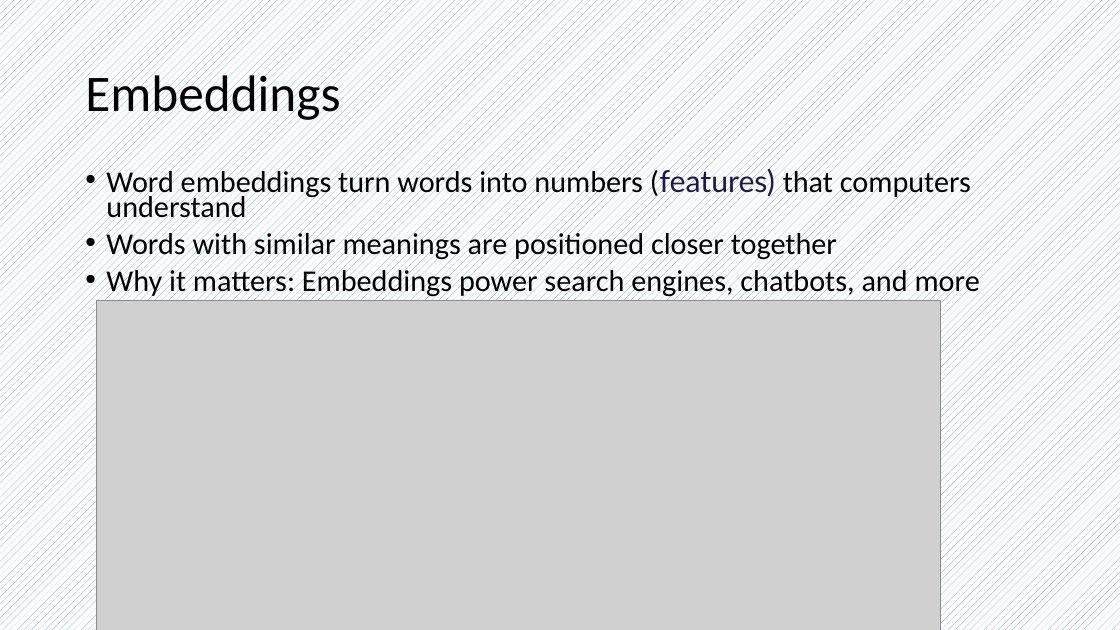
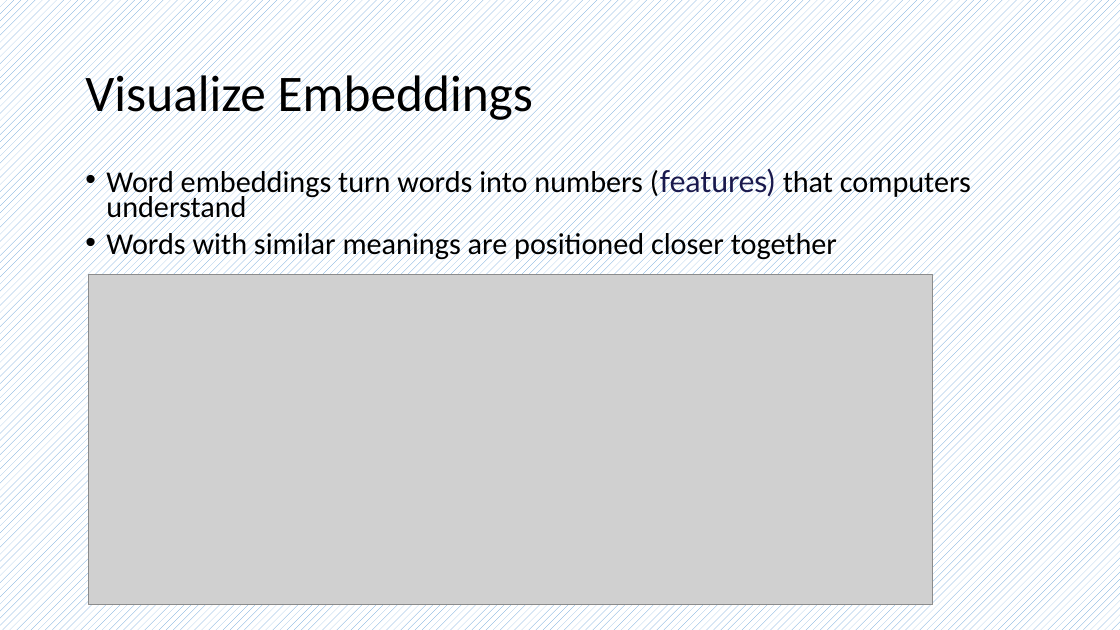
Before and after one commit to frankwxu/AI4DigitalForensics, a slide deck: slide 8 of lectures/10_word_embedding/0_word_embedding.pptx (slide 2 before the commit). Drawn at 1120x630 pixels with LibreOffice and Linux fonts; fonts in the diff are those of the drawing; grey boxes stand for pictures; background and template pictures are left out. Boxes give left, top, right and bottom in pixels: in the first picture for what was removed or moved away, otherwise in the second. Text is boxed around its words. In the diff, an @@ line names an element or a change of style, - is before the commit and + after.

Commit message:
add lecture 13

```diff
--- a/lectures/10_word_embedding/0_word_embedding.pptx
+++ b/lectures/10_word_embedding/0_word_embedding.pptx
@@ title at box(85, 68, 533, 123): text changed @@
-Embeddings
+Visualize Embeddings
@@ text at box(106, 266, 980, 299): paragraph removed @@
-• Why it matters: Embeddings power search engines, chatbots, and more
@@ picture: place and size @@
-picture at box(96, 300, 940, 630)
+picture at box(88, 275, 933, 605)
```
Also in this commit, not shown: 6 slides added, 4 other files.
